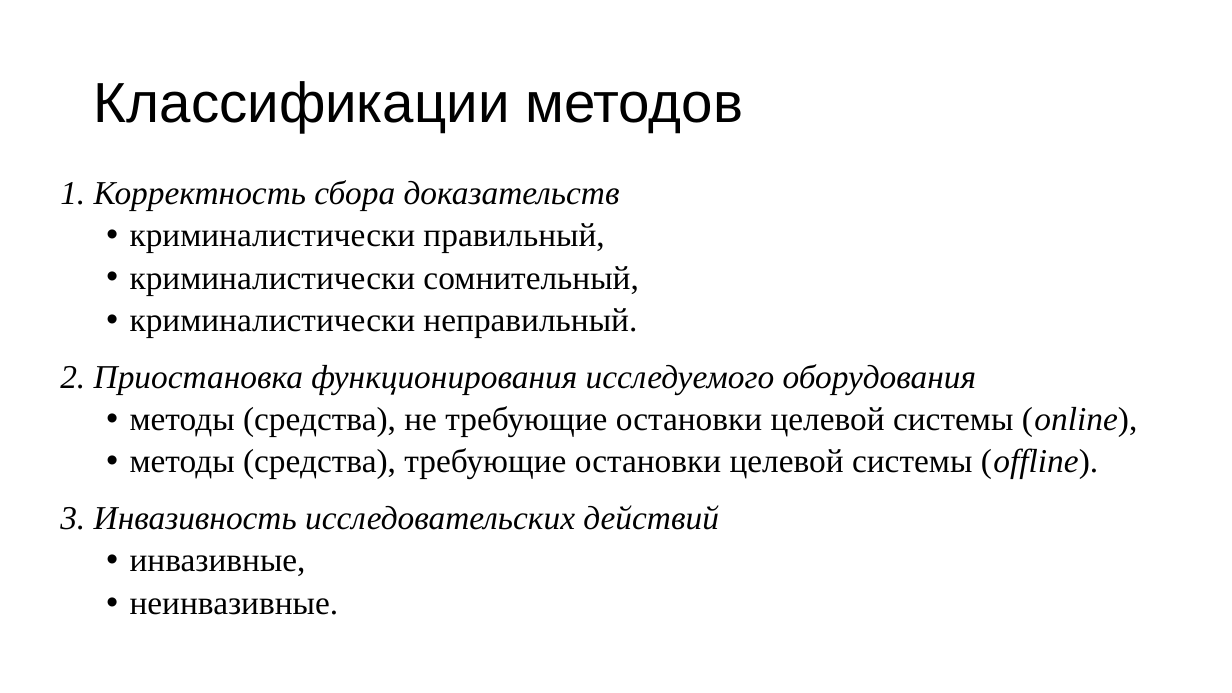
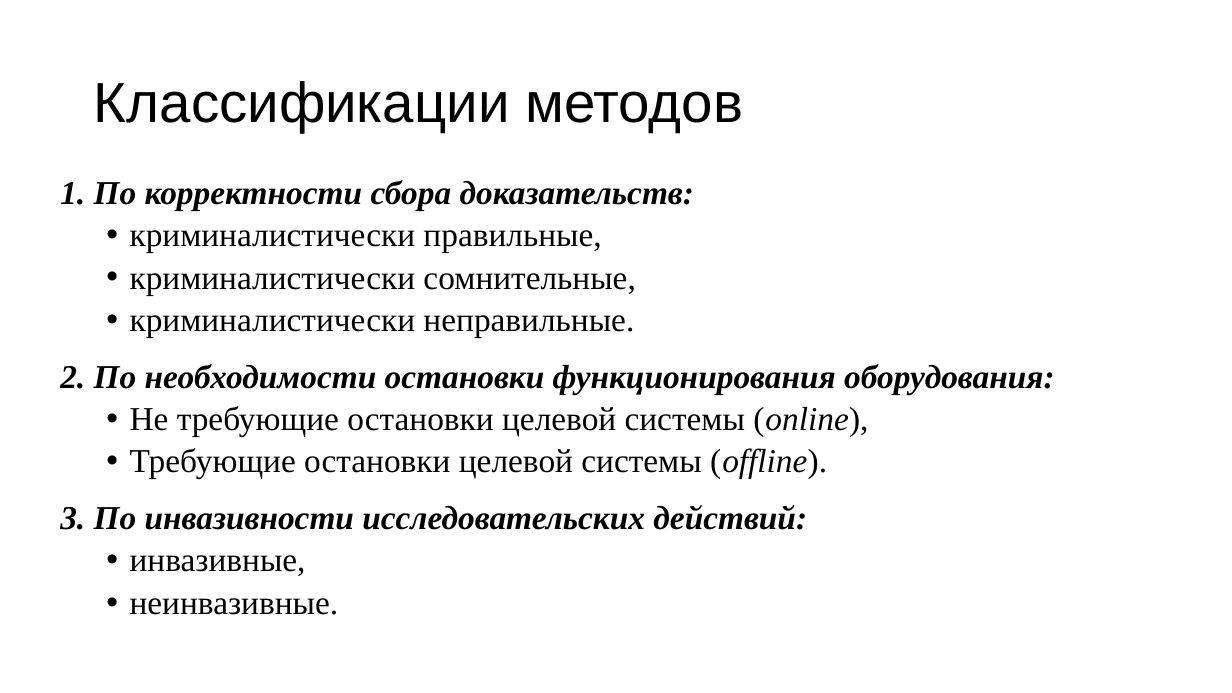
Before and after one commit to vasiliy249/diploma, a slide deck: slide 7 of diploma.pptx. Drawn at 1232x693 pixels with LibreOffice and Linux fonts; fonts in the diff are those of the drawing. Boxes give left, top, right and bottom in pixels: in the first picture for what was removed or moved away, otherwise in the second. Text is boxed around its words. In the diff, an @@ line names an element or a change of style, - is before the commit and + after.

```diff
--- a/diploma.pptx
+++ b/diploma.pptx
@@ text at [60, 180, 1055, 530]: text changed @@
-1. Корректность сбора доказательств
-  • криминалистически правильный,
-  • криминалистически сомнительный,
-  • криминалистически неправильный.
-2. Приостановка функционирования исследуемого оборудования
-  • методы (средства), не требующие остановки целевой системы (online),
-  • методы (средства), требующие остановки целевой системы (offline).
-3. Инвазивность исследовательских действий
+1. По корректности сбора доказательств:
+  • криминалистически правильные,
+  • криминалистически сомнительные,
+  • криминалистически неправильные.
+2. По необходимости остановки функционирования оборудования:
+  • Не требующие остановки целевой системы (online),
+  • Требующие остановки целевой системы (offline).
+3. По инвазивности исследовательских действий:
```
Also in this commit, not shown: 1 other slide changed.
